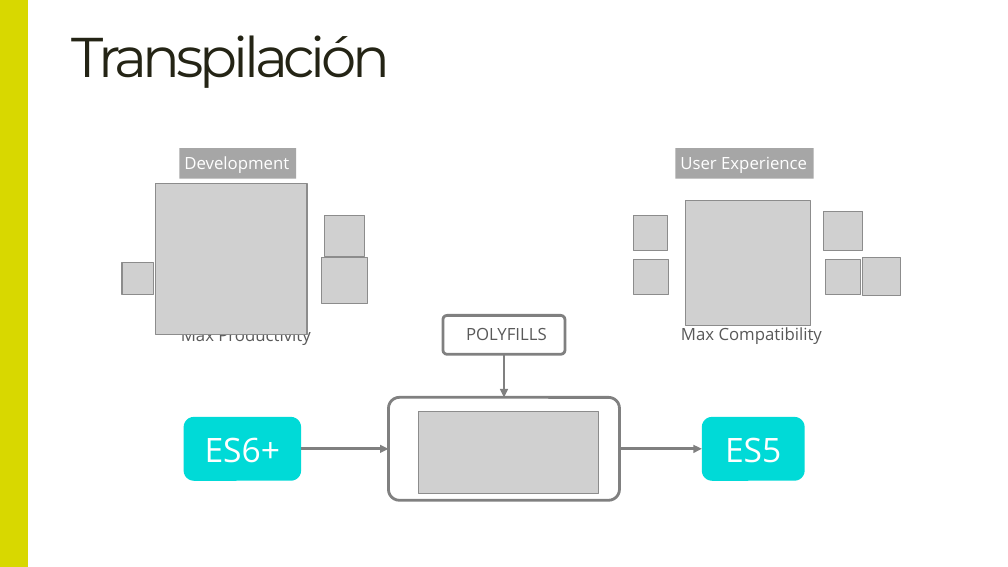
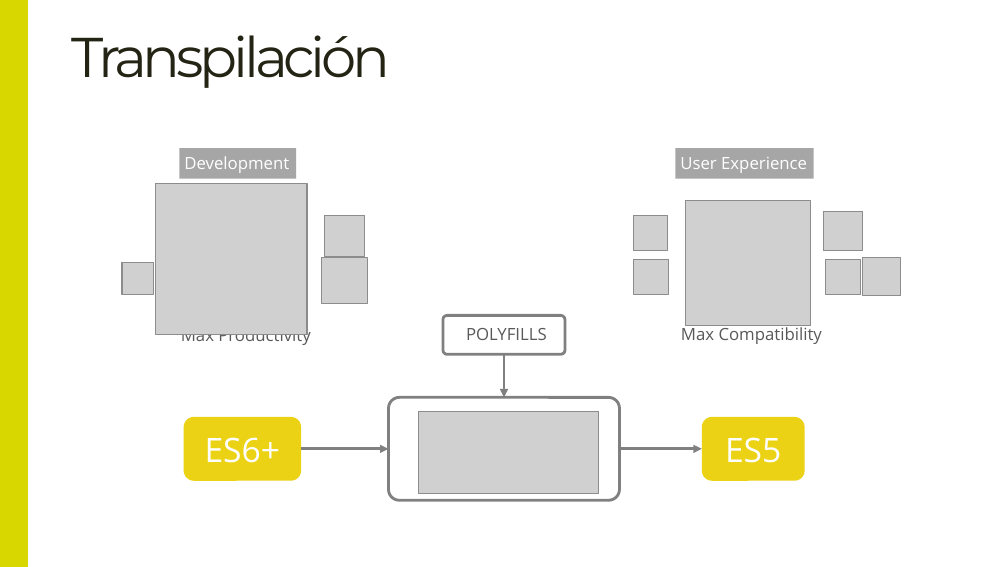
Before and after one commit to Lemoncode/master-frontend-lemoncode, a slide deck: slide 8 of 02-languages/01-teoria/01 Introducción a Javascript.pptx (slide 6 before the commit). Drawn at 1008x567 pixels with LibreOffice and Linux fonts; fonts in the diff are those of the drawing; grey boxes stand for pictures; background and template pictures are left out. Boxes give left, top, right and bottom in pixels: in the first picture for what was removed or moved away, otherwise in the second. Text is boxed around its words. In the diff, an @@ line names an element or a change of style, - is before the commit and + after.

```diff
--- a/02-languages/01-teoria/01 Introducción a Javascript.pptx
+++ b/02-languages/01-teoria/01 Introducción a Javascript.pptx
@@ rounded rectangle "ES6+" at bbox=[183, 417, 301, 481]: fill #00DAD7 to #EBD215 @@
@@ rounded rectangle "ES5" at bbox=[702, 417, 804, 481]: fill #00DAD7 to #EBD215 @@
```
Also in this commit, not shown: 2 other slides changed, 2 slides added.
